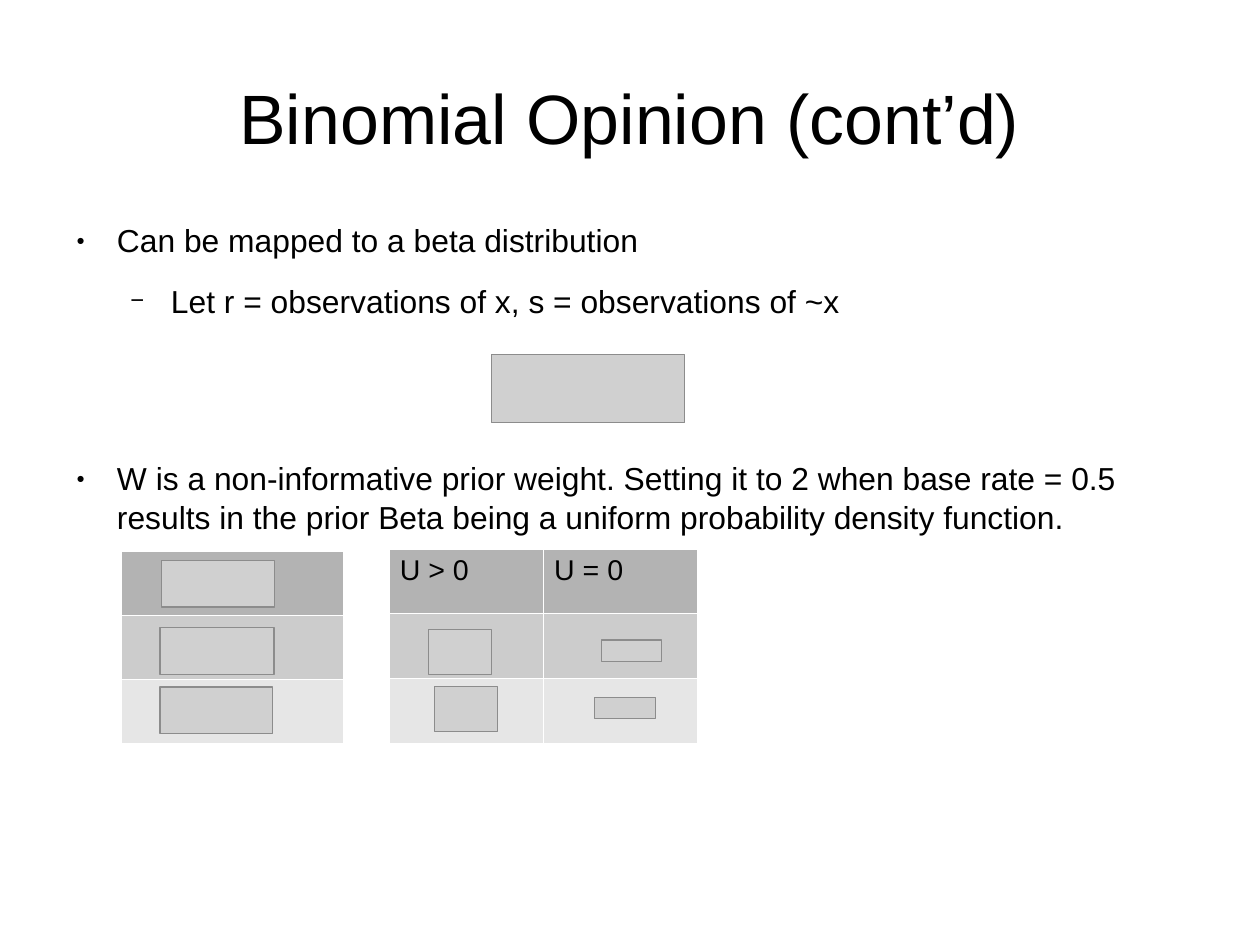
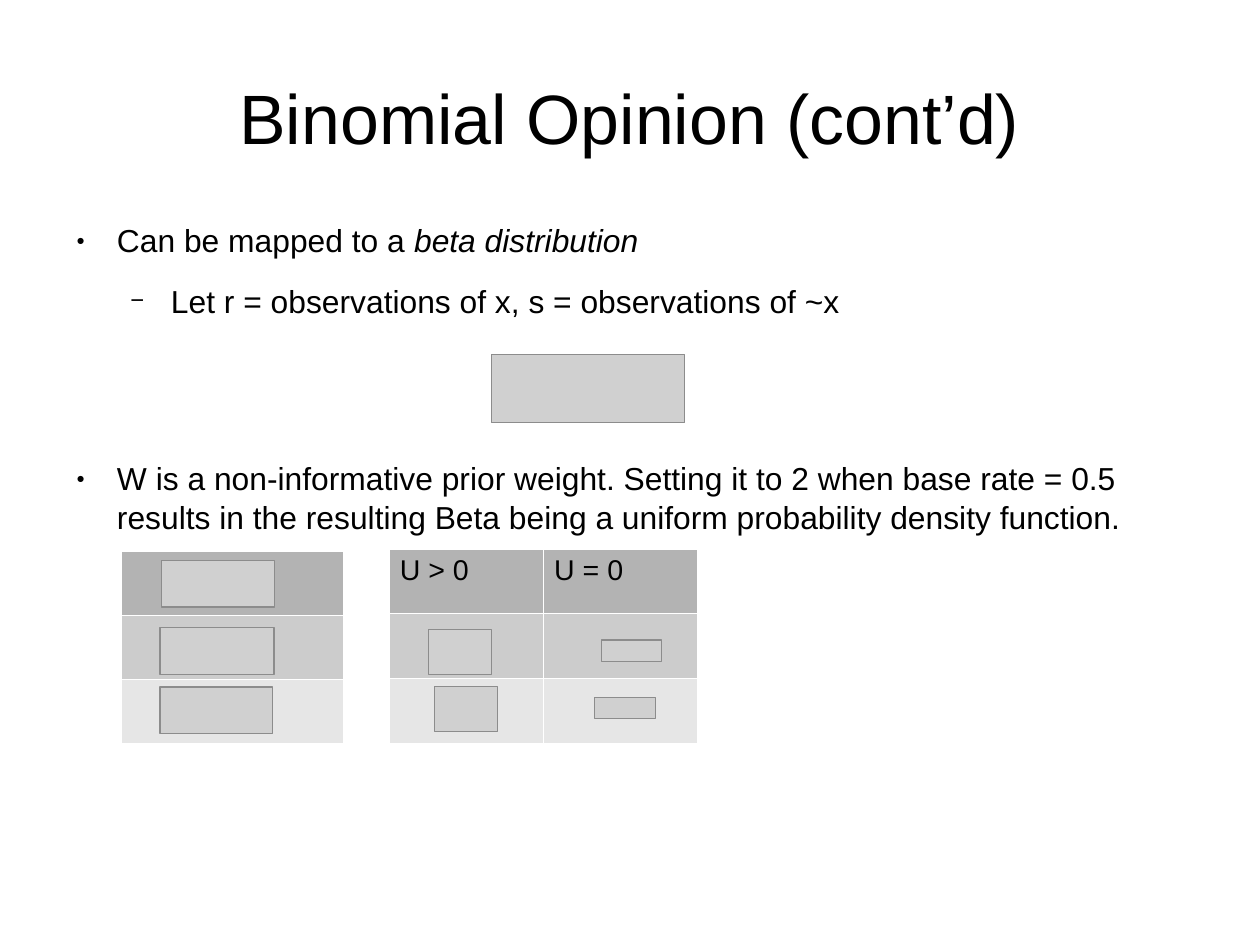
Before and after one commit to bstamour/SLHS, a slide deck: slide 16 of docs/proposal-from-bob.odp. Drawn at 1260x945 pixels with LibreOffice and Linux fonts; fonts in the diff are those of the drawing; grey boxes stand for pictures. Boxes give left, top, right and bottom in pixels: in the first picture for what was removed or moved away, otherwise in the second. Text is boxed around its words. In the diff, an @@ line names an element or a change of style, - is before the commit and + after.

```diff
--- a/docs/proposal-from-bob.odp
+++ b/docs/proposal-from-bob.odp
@@ text at [117,229,639,258]: italic on in "beta distribution" @@
@@ text at [117,467,1120,534]: text changed @@
-● W is a non-informative prior weight. Setting it to 2 when base rate = 0.5 results in the prior Beta being a uniform probability density function.
+● W is a non-informative prior weight. Setting it to 2 when base rate = 0.5 results in the resulting Beta being a uniform probability density function.
```
Also in this commit, not shown: 2 other slides changed, 2 slides added, 1 slide removed.
